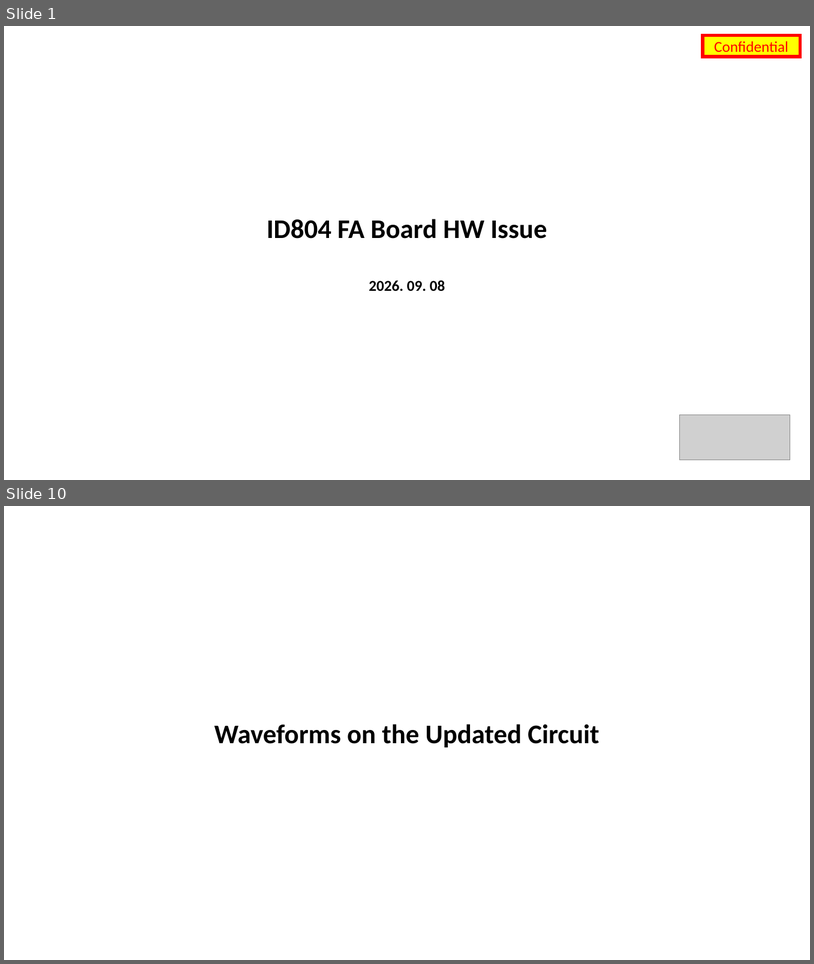
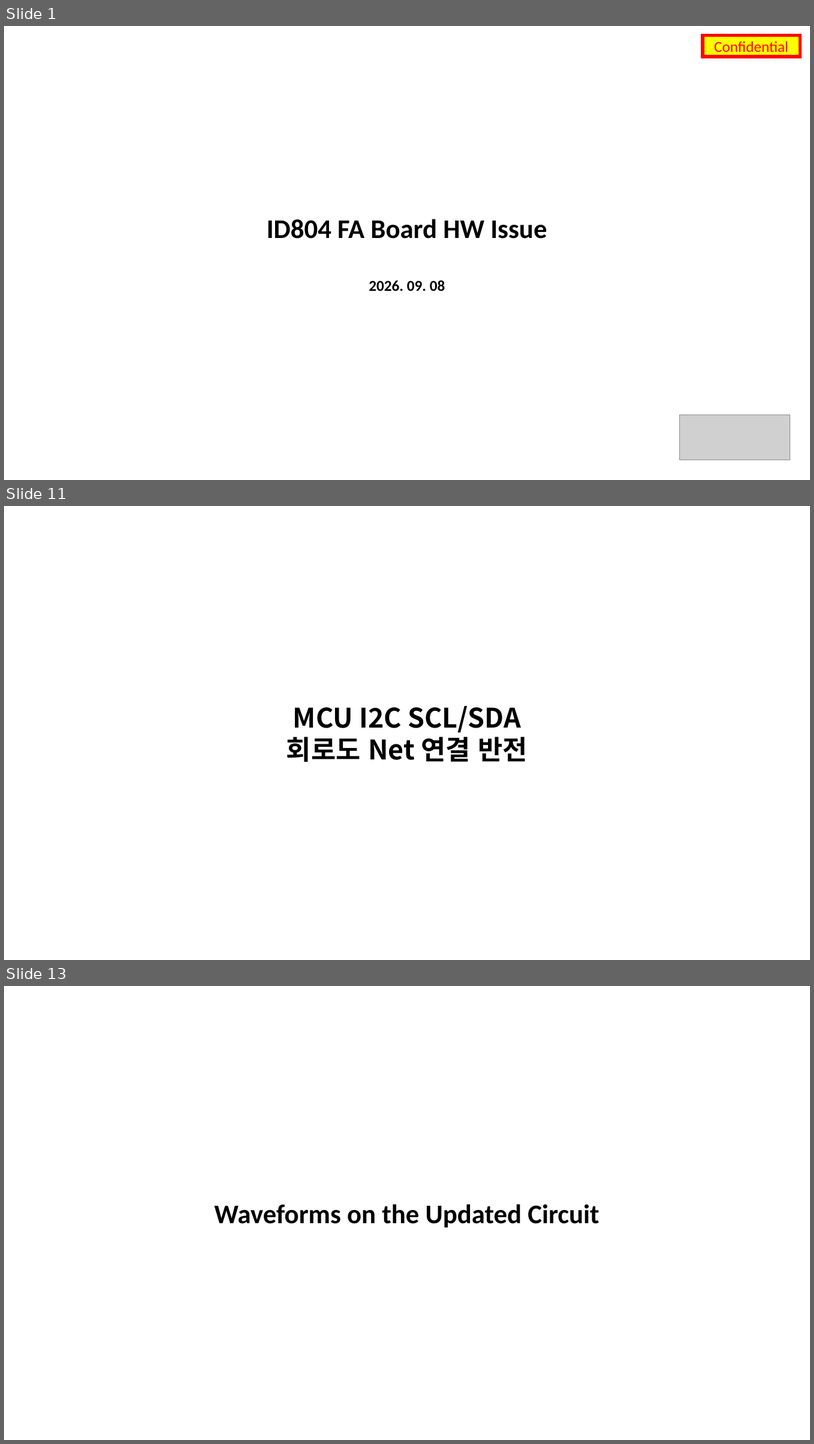
Before and after one commit to oio9595/Global_Technologies_FW, a slide deck: ID804/ID804_FA_Board/Docs/id804_fa_board_hw_issue_260908.pptx. Shown one above the other, each under a label of ours: slides 1 and 10 before the commit, slides 1, 11 and 13 after it; the slides between them are not shown. The pictures are 814x964 and 814x1444 pixels, drawn with LibreOffice and Linux fonts; fonts in the diff are those of the drawing; grey boxes stand for pictures. Boxes give left, top, right and bottom in pixels: in the first picture for what was removed or moved away, otherwise in the second. Text is boxed around its words. In the diff, an @@ line names an element or a change of style, - is before the commit and + after.

```diff
--- a/ID804/ID804_FA_Board/Docs/id804_fa_board_hw_issue_260908.pptx
+++ b/ID804/ID804_FA_Board/Docs/id804_fa_board_hw_issue_260908.pptx
@@ slide 11 added at bbox=[4, 506, 810, 960], background #FFFFFF @@
@@ title added at bbox=[287, 706, 527, 762], 32 pt, text #000000, bold @@
+MCU I2C SCL/SDA
+회로도 Net 연결 반전
@@ what was slide 10 is now slide 13 @@
```
Also in this commit, not shown: 8 slides changed, 4 other slides added, 2 slides removed, 4 other files.
